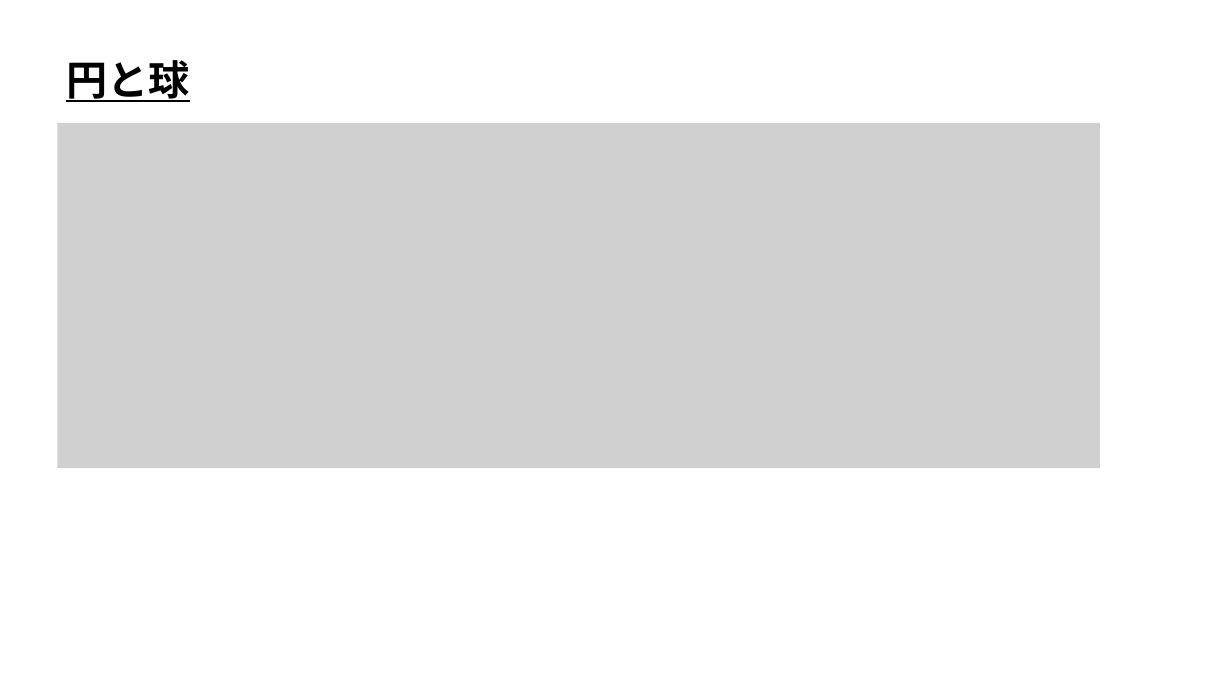
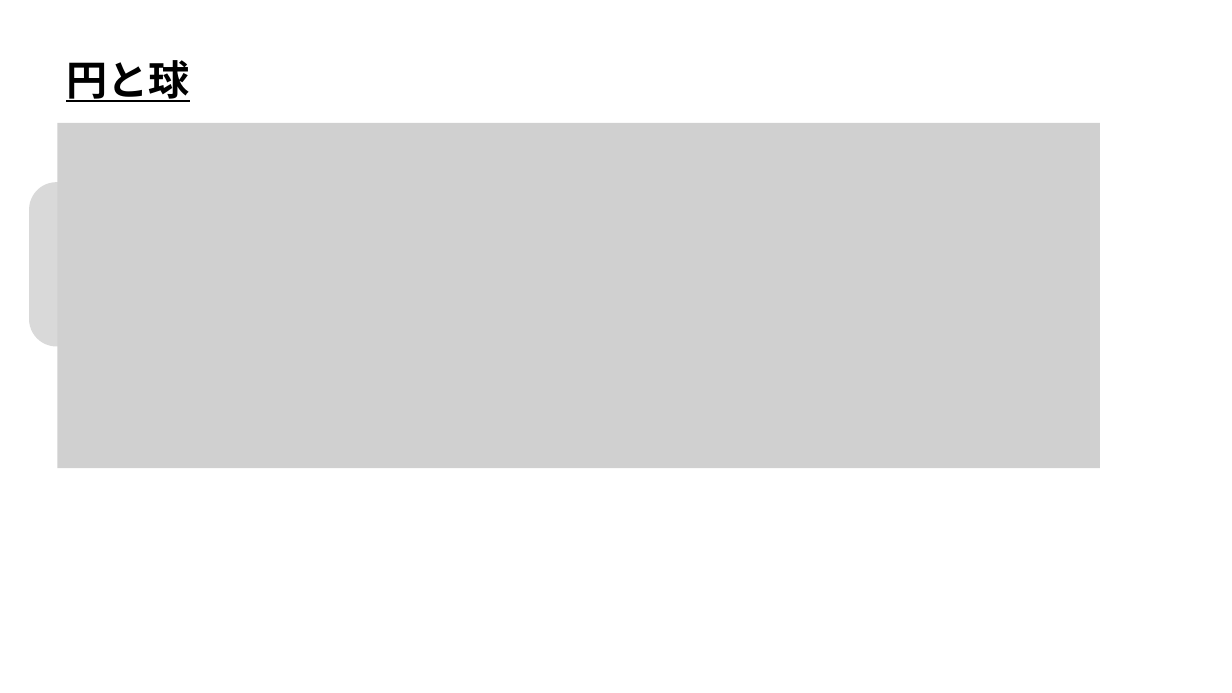
Before and after one commit to ArakiYusuke-Ohara/Textbook, a slide deck: slide 8 of ゲーム科1年/00_前期/ゲームプログラミングⅢ/ゲーム数学/座学/07_円と球.pptx. Drawn at 1232x693 pixels with LibreOffice and Linux fonts; fonts in the diff are those of the drawing; grey boxes stand for pictures. Boxes give left, top, right and bottom in pixels: in the first picture for what was removed or moved away, otherwise in the second. Text is boxed around its words. In the diff, an @@ line names an element or a change of style, - is before the commit and + after.

```diff
--- a/ゲーム科1年/00_前期/ゲームプログラミングⅢ/ゲーム数学/座学/07_円と球.pptx
+++ b/ゲーム科1年/00_前期/ゲームプログラミングⅢ/ゲーム数学/座学/07_円と球.pptx
@@ rounded rectangle added at (x1=30, y1=182, x2=775, y2=347), fill #D9D9D9 @@
```
Also in this commit, not shown: 2 other files.
